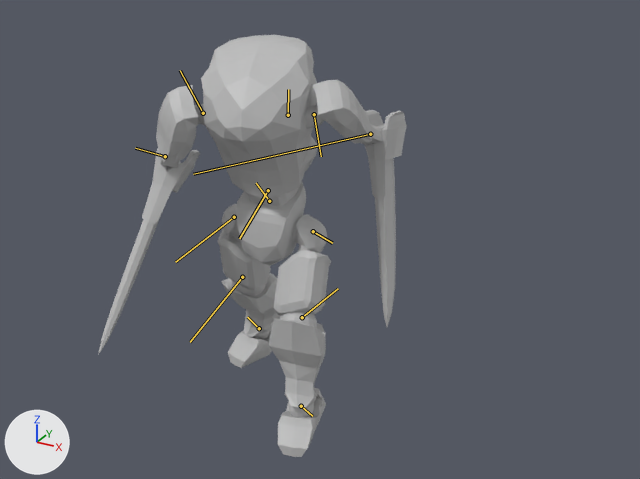
Before and after pictures for a commit that changed the FBX model Assets/Models/Characters/WIPRiggedAndSkinned/AnimatingInProgress/Cassowary III WIP.fbx.
Before and after are seen from a camera (50 mm lens) standing at (1.6, -2.65, 1.98) and looking at (0.19, -0.09, 0.7). The axes (+X, +Y, +Z) are drawn at lower left. The lights are the same throughout. Both versions are drawn at frame 50 of the action 'Take 001'; the numbers are the values there. The bones that change are drawn over the model as lines.

Objects in the first picture: 'UpLeg.L', 'UpLeg.R', 'arm_up.L', 'arm_up.R', 'blade.L', 'blade.R', 'body', 'foot.L', 'foot.R', 'leg_low.L', 'leg_low.R', 'pelvis', 'thrusters'.
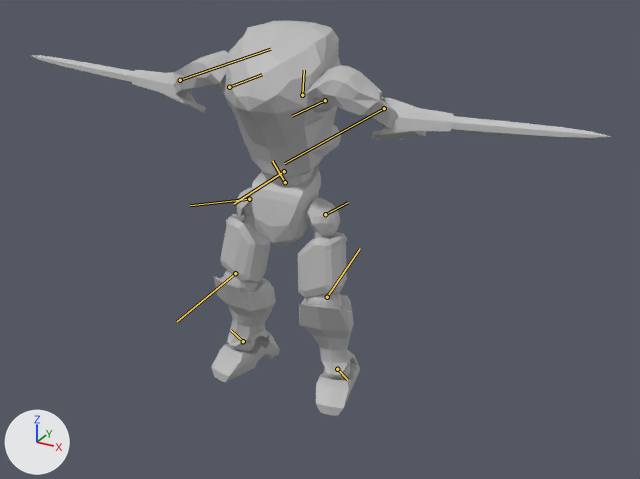
Location of each change, (x1, y1, x2, y2) in pixels of the pictures (640 x 479 px):
'body', posed: before (194, 35, 325, 201); after (215, 21, 341, 179)
'blade.L', posed: before (365, 110, 407, 327); after (372, 97, 611, 140)
'leg_low.L', posed (17% shorter): before (269, 312, 326, 417); after (299, 293, 354, 380)
'pelvis', posed: before (231, 182, 306, 266); after (242, 166, 321, 248)
'UpLeg.L', posed (14% narrower): before (274, 214, 331, 316); after (298, 197, 347, 298)
'blade.R', posed (71% wider, 72% shorter): before (98, 148, 200, 355); after (30, 55, 205, 112)
'arm_up.L', posed (29% wider): before (312, 80, 383, 145); after (306, 65, 398, 129)
'arm_up.R', posed: before (156, 85, 198, 168); after (173, 50, 228, 99)
'UpLeg.R', posed (11% taller): before (218, 204, 271, 290); after (220, 187, 271, 283)
'leg_low.R', posed: before (221, 273, 280, 339); after (214, 270, 276, 353)
'foot.L', posed (8% narrower, 10% shorter): before (278, 388, 326, 457); after (316, 354, 360, 416)
'foot.R', posed: before (228, 331, 272, 368); after (211, 331, 279, 382)
'thrusters', posed: before (299, 136, 317, 173); after (310, 125, 341, 158)
bone 'QuickRigCharacter_Hips', root to tip: before (269, 201) to (256, 183); after (285, 182) to (272, 161)
bone 'QuickRigCharacter_LeftUpLeg', root to tip: before (313, 231) to (332, 243); after (325, 214) to (348, 202)
bone 'QuickRigCharacter_LeftLeg', root to tip: before (302, 317) to (338, 288); after (327, 297) to (360, 248)
bone 'QuickRigCharacter_LeftFoot', root to tip: before (301, 406) to (312, 416); after (337, 369) to (347, 379)
bone 'QuickRigCharacter_RightUpLeg', root to tip: before (234, 217) to (175, 262); after (249, 199) to (190, 205)
bone 'QuickRigCharacter_RightLeg', root to tip: before (242, 277) to (190, 342); after (235, 273) to (177, 321)
bone 'QuickRigCharacter_RightFoot', root to tip: before (259, 328) to (247, 317); after (243, 341) to (230, 330)
bone 'QuickRigCharacter_Spine2', root to tip: before (268, 190) to (239, 238); after (284, 171) to (233, 204)
bone 'QuickRigCharacter_LeftShoulder', root to tip: before (288, 115) to (288, 89); after (302, 95) to (304, 70)
bone 'QuickRigCharacter_LeftArm', root to tip: before (314, 114) to (321, 156); after (325, 100) to (292, 116)
bone 'QuickRigCharacter_LeftForeArm', root to tip: before (370, 134) to (193, 174); after (384, 108) to (284, 163)
bone 'QuickRigCharacter_RightArm', root to tip: before (203, 113) to (180, 70); after (229, 87) to (262, 74)
bone 'QuickRigCharacter_RightForeArm', root to tip: before (165, 156) to (135, 148); after (180, 80) to (270, 49)

What the commit changed:
Bone 'QuickRigCharacter_Hips' (bone_quickrigcharacter_hips) moves from (-6.0, 5.0, 0.1) to (5.0, 1.2, 0.0).
Bone 'QuickRigCharacter_Hips' (bone_quickrigcharacter_hips) turns from (2, 2, 6) to (0, 0, 0) degrees about its own x, y and z.
Bone 'QuickRigCharacter_LeftUpLeg' (bone_quickrigcharacter_leftupleg) turns from (-4, 9, -15) to (-1, 4, 10) degrees about its own x, y and z.
Bone 'QuickRigCharacter_LeftLeg' (bone_quickrigcharacter_leftleg) turns from (0, -3, -20) to (1, -3, -22) degrees about its own x, y and z.
Bone 'QuickRigCharacter_LeftFoot' (bone_quickrigcharacter_leftfoot) turns from (1, -2, 29) to (0, -1, 12) degrees about its own x, y and z.
Bone 'QuickRigCharacter_RightUpLeg' (bone_quickrigcharacter_rightupleg) turns from (0, 2, 32) to (-1, 4, 10) degrees about its own x, y and z.
Bone 'QuickRigCharacter_RightLeg' (bone_quickrigcharacter_rightleg) turns from (-1, -4, -33) to (1, -3, -22) degrees about its own x, y and z.
Bone 'QuickRigCharacter_RightFoot' (bone_quickrigcharacter_rightfoot) turns from (-1, -1, -3) to (0, -1, 12) degrees about its own x, y and z.
Bone 'QuickRigCharacter_Spine2' (bone_quickrigcharacter_spine2) turns from (12, -1, 0) to (0, 0, 0) degrees about its own x, y and z.
Bone 'QuickRigCharacter_LeftShoulder' (bone_quickrigcharacter_leftshoulder) turns from (-2, 24, 0) to (0, 0, 0) degrees about its own x, y and z.
Bone 'QuickRigCharacter_LeftArm' (bone_quickrigcharacter_leftarm) turns from (-11, 38, 30) to (-44, 61, 9) degrees about its own x, y and z.
Bone 'QuickRigCharacter_LeftForeArm' (bone_quickrigcharacter_leftforearm) turns from (37, -50, -56) to (0, 0, -97) degrees about its own x, y and z.
Bone 'QuickRigCharacter_RightArm' (bone_quickrigcharacter_rightarm) turns from (29, 24, 50) to (-44, 61, 9) degrees about its own x, y and z.
Bone 'QuickRigCharacter_RightForeArm' (bone_quickrigcharacter_rightforearm) turns from (-29, 1, -63) to (0, 0, -97) degrees about its own x, y and z.
